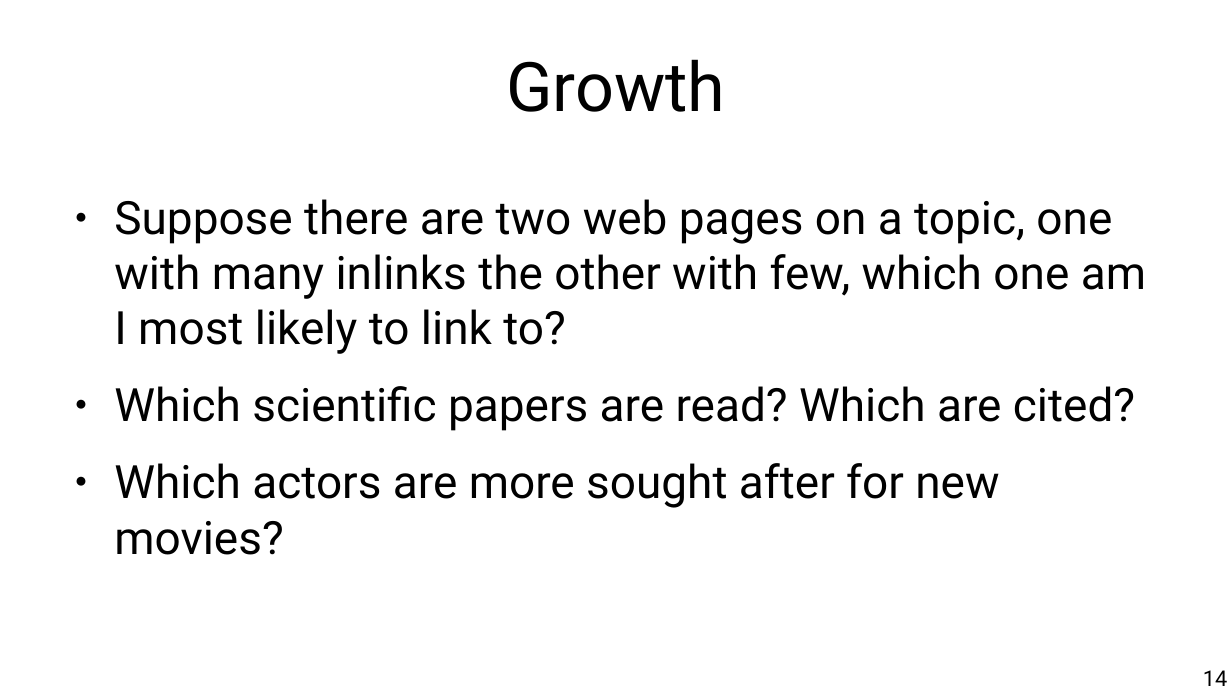
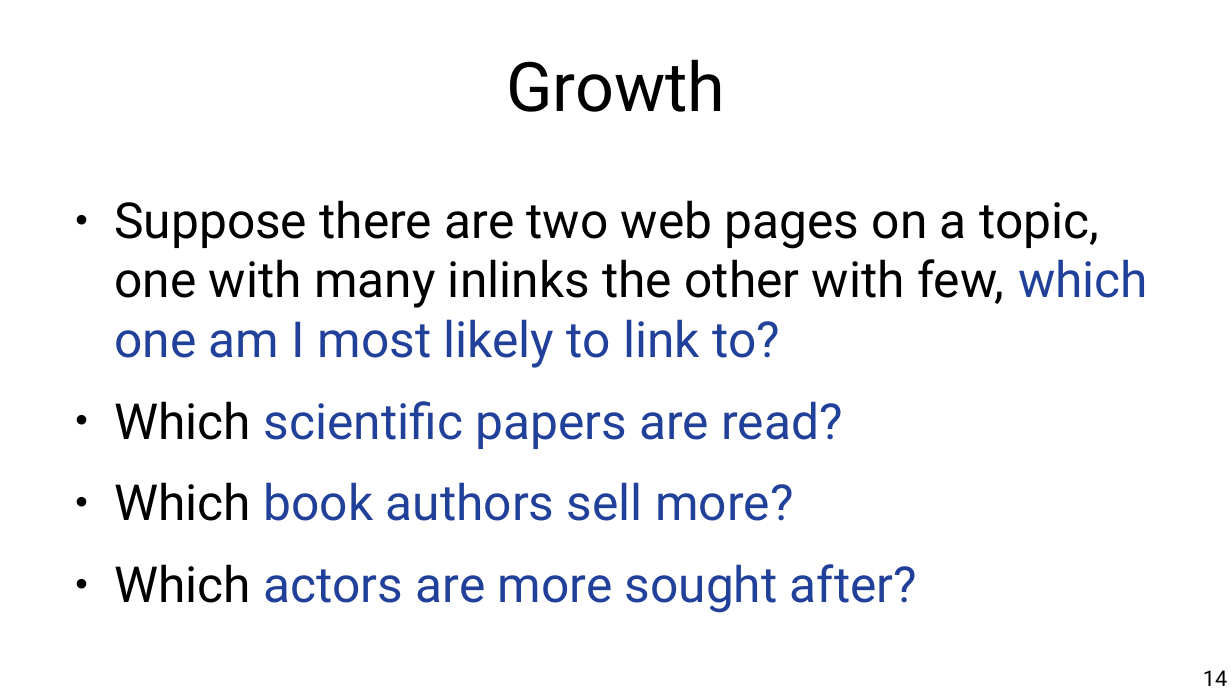
Before and after one commit to chatox/networks-science-course, a slide deck: slide 14 of theory/tt05_preferential_attachment.odp. Drawn at 1232x693 pixels with LibreOffice and Linux fonts; fonts in the diff are those of the drawing. Boxes give left, top, right and bottom in pixels: in the first picture for what was removed or moved away, otherwise in the second. Text is boxed around its words. In the diff, an @@ line names an element or a change of style, - is before the commit and + after.

```diff
--- a/theory/tt05_preferential_attachment.odp
+++ b/theory/tt05_preferential_attachment.odp
@@ text at box(114, 200, 1148, 368): size 29.6 to 32 pt in "Suppose there are two web pages on ..."; text colour #000000 to #21409A in "which one am I most likely to ..." @@
@@ text at box(114, 401, 917, 613): text changed; size 29.6 to 32 pt; text colour #000000 to #21409A @@
-● Which scientific papers are read? Which are cited?
-● Which actors are more sought after for new movies?
+● Which scientific papers are read?
+● Which book authors sell more?
+● Which actors are more sought after?
```
Also in this commit, not shown: 17 other slides changed, 5 slides added, 3 slides removed, 1 other file.
